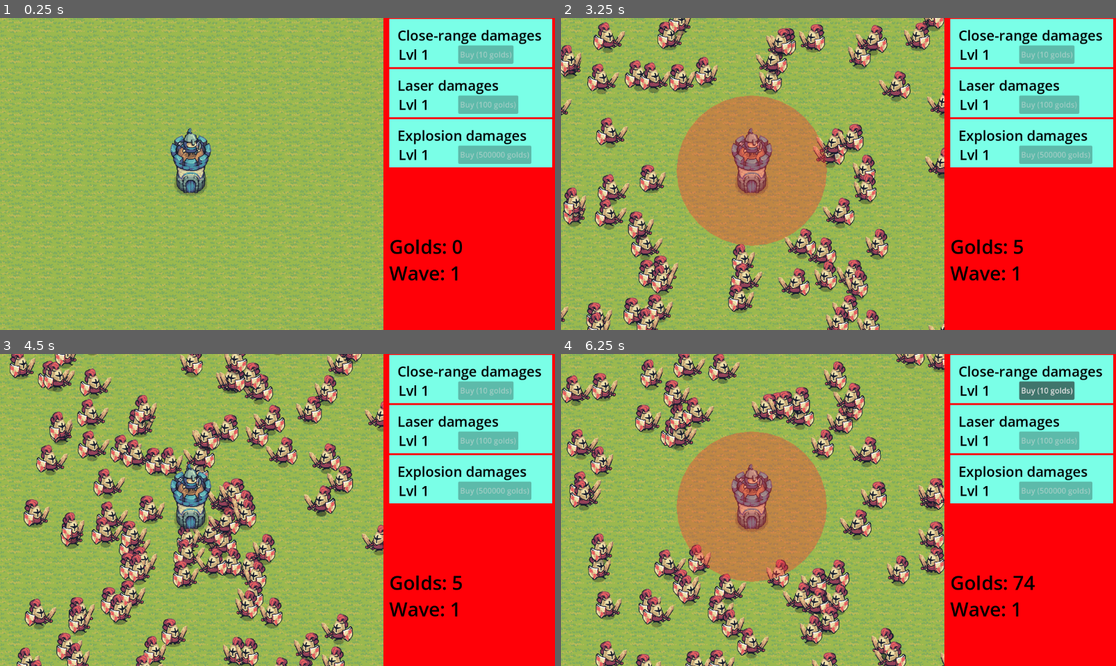
Above: before the commit, frames 1-4 (two rows, left to right).
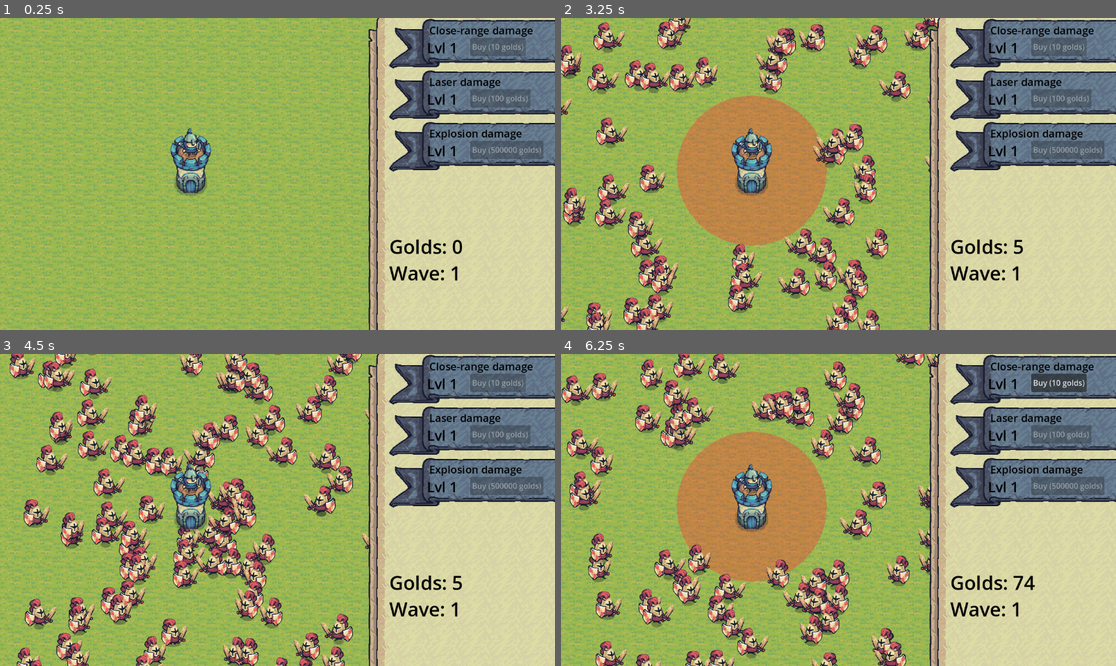
Above: after the commit, the same moments.

Repository: fabiovandewaeter/auto-tower-defense
Game: Godot game, scene res://jeu.tscn
Two runs of this game, one before a commit and one after it. Both use one fixed random seed, a clock stepped at 60 frames per second and the inputs below.
Inputs:
- Up to frame 1 (0.25 s): no input
- Up to frame 2 (3.25 s): tap Enter at 0.5 s
- Up to frame 3 (4.5 s): no input
- Up to frame 4 (6.25 s): no input

The runs differ from the first frame. In frame 1, 33% of the frame differs, in the area x 66-100%, y 0-100%; in frame 2, 34%; in frame 3, 33%; in frame 4, 34%, in the area x 23-100%, y 0-100%.

Commit message:
presque fini

Diff:
--- a/ameliorations/cac.tres
+++ b/ameliorations/cac.tres
@@ -7,7 +7,7 @@
 id = "cac"
 nom = "Close-range damages"
 cout_de_base = 10
-pourcentage_cout_par_lvl = 2.3
+pourcentage_cout_par_lvl = 1.7
 bonus_de_base = 20.0
 pourcentage_bonus_par_lvl = 1.2
 debloquee = true
--- a/ameliorations/cr_amelioration.gd
+++ b/ameliorations/cr_amelioration.gd
@@ -1,4 +1,4 @@
-extends ColorRect
+extends TextureRect
 
 @export var id_amelioration: DonnesJeu.AMELIORATION
 
--- a/jeu.tscn
+++ b/jeu.tscn
@@ -1,17 +1,30 @@
-[gd_scene load_steps=14 format=4 uid="uid://c4dqvi6lmta1x"]
+[gd_scene load_steps=19 format=4 uid="uid://c4dqvi6lmta1x"]
 
 [ext_resource type="PackedScene" uid="uid://brhm0vmeu7scu" path="res://joueur.tscn" id="1_bc8hh"]
 [ext_resource type="Script" uid="uid://dnr37c5qyrbub" path="res://jeu.gd" id="1_r6dh1"]
 [ext_resource type="Script" uid="uid://d1te17d77tqwo" path="res://ameliorations/label_nombre_points.gd" id="2_h8l20"]
+[ext_resource type="Texture2D" uid="uid://bnmb0ys2btdsx" path="res://assets/Banner.png" id="2_incv7"]
 [ext_resource type="Script" uid="uid://c0cbx0xp8ldn0" path="res://ameliorations/cr_amelioration.gd" id="3_0yqk5"]
 [ext_resource type="Script" uid="uid://b34na13pbrmpe" path="res://label_vague_actuelle.gd" id="3_aw23n"]
 [ext_resource type="Script" uid="uid://chy6pca3kpyir" path="res://ameliorations/buy_button.gd" id="3_hp17q"]
+[ext_resource type="Texture2D" uid="uid://b0bgjm7cu4pej" path="res://assets/BigRibbons.png" id="5_xsp2q"]
 [ext_resource type="Script" uid="uid://kch0pj6dabja" path="res://ameliorations/label_niveau.gd" id="6_aw23n"]
 [ext_resource type="Texture2D" uid="uid://c36fdbm7nt25m" path="res://assets/Tilemap_color1.png" id="7_0sqbu"]
 
+[sub_resource type="AtlasTexture" id="AtlasTexture_o5b5a"]
+atlas = ExtResource("2_incv7")
+region = Rect2(4, 0, 572, 957)
+
+[sub_resource type="StyleBoxEmpty" id="StyleBoxEmpty_xsp2q"]
+
 [sub_resource type="Theme" id="Theme_r6dh1"]
+VScrollBar/styles/scroll = SubResource("StyleBoxEmpty_xsp2q")
 
 [sub_resource type="Theme" id="Theme_h8l20"]
+
+[sub_resource type="AtlasTexture" id="AtlasTexture_incv7"]
+atlas = ExtResource("5_xsp2q")
+region = Rect2(30, 532, 323, 103)
 
 [sub_resource type="TileSetAtlasSource" id="TileSetAtlasSource_xsp2q"]
 texture = ExtResource("7_0sqbu")
@@ -729,22 +742,21 @@
 offset_right = 40.0
 offset_bottom = 40.0
 
-[node name="ColorRect2" type="ColorRect" parent="UI"]
-layout_mode = 0
-offset_left = 796.0
-offset_top = -41.0
-offset_right = 1181.0
-offset_bottom = 684.0
-size_flags_vertical = 3
-color = Color(1, 0, 0.028496742, 1)
+[node name="TextureRect" type="TextureRect" parent="UI"]
+layout_mode = 0
+offset_left = 765.0
+offset_top = -11.0
+offset_right = 1337.0
+offset_bottom = 946.0
+texture = SubResource("AtlasTexture_o5b5a")
 
 [node name="ScrollAmeliorations" type="ScrollContainer" parent="UI"]
 layout_direction = 3
 layout_mode = 0
-offset_left = -1106.0
+offset_left = -1113.0
 offset_top = 2.0
 offset_right = -768.0
-offset_bottom = 416.0
+offset_bottom = 424.57397
 theme = SubResource("Theme_r6dh1")
 
 [node name="VBoxContainer" type="VBoxContainer" parent="UI/ScrollAmeliorations"]
@@ -754,117 +766,114 @@
 size_flags_vertical = 3
 theme = SubResource("Theme_h8l20")
 
-[node name="CRDamageCac" type="ColorRect" parent="UI/ScrollAmeliorations/VBoxContainer"]
-custom_minimum_size = Vector2(100, 100)
+[node name="Cac" type="TextureRect" parent="UI/ScrollAmeliorations/VBoxContainer"]
 layout_mode = 2
-color = Color(0.47904623, 1, 0.90619016, 1)
+texture = SubResource("AtlasTexture_incv7")
 script = ExtResource("3_0yqk5")
 
-[node name="Label" type="Label" parent="UI/ScrollAmeliorations/VBoxContainer/CRDamageCac"]
-layout_mode = 0
-offset_left = 17.0
-offset_top = 14.0
-offset_right = 199.0
-offset_bottom = 75.0
+[node name="Label" type="Label" parent="UI/ScrollAmeliorations/VBoxContainer/Cac"]
+layout_mode = 0
+offset_left = 83.0
+offset_top = 8.0
+offset_right = 248.0
+offset_bottom = 31.0
 theme_override_colors/font_color = Color(0, 0, 0, 1)
-theme_override_font_sizes/font_size = 29
-text = "Close-range damages"
-
-[node name="Button" type="Button" parent="UI/ScrollAmeliorations/VBoxContainer/CRDamageCac"]
-layout_mode = 0
-offset_left = 143.0
-offset_top = 55.0
-offset_right = 219.0
-offset_bottom = 93.0
+theme_override_font_sizes/font_size = 22
+text = "Close-range damage"
+
+[node name="Button" type="Button" parent="UI/ScrollAmeliorations/VBoxContainer/Cac"]
+layout_mode = 0
+offset_left = 168.0
+offset_top = 39.0
+offset_right = 244.0
+offset_bottom = 77.0
 mouse_filter = 1
 text = "Buy
 "
 script = ExtResource("3_hp17q")
 
-[node name="Niveau" type="Label" parent="UI/ScrollAmeliorations/VBoxContainer/CRDamageCac"]
-layout_mode = 0
-offset_left = 19.0
-offset_top = 54.0
-offset_right = 210.0
-offset_bottom = 115.0
+[node name="Niveau" type="Label" parent="UI/ScrollAmeliorations/VBoxContainer/Cac"]
+layout_mode = 0
+offset_left = 78.0
+offset_top = 40.0
+offset_right = 269.0
+offset_bottom = 101.0
 theme_override_colors/font_color = Color(0, 0, 0, 1)
 theme_override_font_sizes/font_size = 29
 text = "Lvl 0"
 script = ExtResource("6_aw23n")
 
-[node name="CRDamageLaser" type="ColorRect" parent="UI/ScrollAmeliorations/VBoxContainer"]
-custom_minimum_size = Vector2(100, 100)
+[node name="Laser" type="TextureRect" parent="UI/ScrollAmeliorations/VBoxContainer"]
 layout_mode = 2
-color = Color(0.47904623, 1, 0.90619016, 1)
+texture = SubResource("AtlasTexture_incv7")
 script = ExtResource("3_0yqk5")
 id_amelioration = 1
 
-[node name="Label" type="Label" parent="UI/ScrollAmeliorations/VBoxContainer/CRDamageLaser"]
-layout_mode = 0
-offset_left = 17.0
-offset_top = 14.0
-offset_right = 199.0
-offset_bottom = 75.0
+[node name="Label" type="Label" parent="UI/ScrollAmeliorations/VBoxContainer/Laser"]
+layout_mode = 0
+offset_left = 83.0
+offset_top = 8.0
+offset_right = 248.0
+offset_bottom = 31.0
 theme_override_colors/font_color = Color(0, 0, 0, 1)
-theme_override_font_sizes/font_size = 29
-text = "Laser damages"
-
-[node name="Button" type="Button" parent="UI/ScrollAmeliorations/VBoxContainer/CRDamageLaser"]
-layout_mode = 0
-offset_left = 143.0
-offset_top = 55.0
-offset_right = 219.0
-offset_bottom = 93.0
+theme_override_font_sizes/font_size = 22
+text = "Laser damage"
+
+[node name="Button" type="Button" parent="UI/ScrollAmeliorations/VBoxContainer/Laser"]
+layout_mode = 0
+offset_left = 168.0
+offset_top = 39.0
+offset_right = 244.0
+offset_bottom = 77.0
 mouse_filter = 1
 text = "Buy
 "
 script = ExtResource("3_hp17q")
 
-[node name="Niveau" type="Label" parent="UI/ScrollAmeliorations/VBoxContainer/CRDamageLaser"]
-layout_mode = 0
-offset_left = 19.0
-offset_top = 54.0
-offset_right = 210.0
-offset_bottom = 115.0
+[node name="Niveau" type="Label" parent="UI/ScrollAmeliorations/VBoxContainer/Laser"]
+layout_mode = 0
+offset_left = 78.0
+offset_top = 40.0
+offset_right = 269.0
+offset_bottom = 101.0
 theme_override_colors/font_color = Color(0, 0, 0, 1)
 theme_override_font_sizes/font_size = 29
 text = "Lvl 0"
 script = ExtResource("6_aw23n")
 
-[node name="CRDamageExplosionRandom" type="ColorRect" parent="UI/ScrollAmeliorations/VBoxContainer"]
-custom_minimum_size = Vector2(100, 100)
+[node name="ExplosionRandom" type="TextureRect" parent="UI/ScrollAmeliorations/VBoxContainer"]
 layout_mode = 2
-color = Color(0.47904623, 1, 0.90619016, 1)
+texture = SubResource("AtlasTexture_incv7")
 script = ExtResource("3_0yqk5")
 id_amelioration = 2
 
-[node name="Label" type="Label" parent="UI/ScrollAmeliorations/VBoxContainer/CRDamageExplosionRandom"]
-layout_mode = 0
-offset_left = 17.0
-offset_top = 14.0
-offset_right = 199.0
-offset_bottom = 75.0
+[node name="Label" type="Label" parent="UI/ScrollAmeliorations/VBoxContainer/ExplosionRandom"]
+layout_mode = 0
+offset_left = 83.0
+offset_top = 8.0
+offset_right = 248.0
+offset_bottom = 31.0
 theme_override_colors/font_color = Color(0, 0, 0, 1)
-theme_override_font_sizes/font_size = 29
-text = "Explosion damages"
-
-[node name="Button" type="Button" parent="UI/ScrollAmeliorations/VBoxContainer/CRDamageExplosionRandom"]
-layout_mode = 0
-offset_left = 143.0
-offset_top = 55.0
-offset_right = 219.0
-offset_bottom = 93.0
+theme_override_font_sizes/font_size = 22
+text = "Explosion damage"
+
+[node name="Button" type="Button" parent="UI/ScrollAmeliorations/VBoxContainer/ExplosionRandom"]
+layout_mode = 0
+offset_left = 168.0
+offset_top = 39.0
+offset_right = 244.0
+offset_bottom = 77.0
 mouse_filter = 1
 text = "Buy
 "
 script = ExtResource("3_hp17q")
 
-[node name="Niveau" type="Label" parent="UI/ScrollAmeliorations/VBoxContainer/CRDamageExplosionRandom"]
-layout_mode = 0
-offset_left = 19.0
-offset_top = 54.0
-offset_right = 210.0
-offset_bottom = 115.0
+[node name="Niveau" type="Label" parent="UI/ScrollAmeliorations/VBoxContainer/ExplosionRandom"]
+layout_mode = 0
+offset_left = 78.0
+offset_top = 40.0
+offset_right = 269.0
+offset_bottom = 101.0
 theme_override_colors/font_color = Color(0, 0, 0, 1)
 theme_override_font_sizes/font_size = 29
 text = "Lvl 0"
@@ -905,7 +914,6 @@
 
 [node name="Joueur" parent="." instance=ExtResource("1_bc8hh")]
 unique_name_in_owner = true
-top_level = true
 position = Vector2(396, 317)
 
 [node name="Path2D" type="Path2D" parent="."]
--- a/joueur.tscn
+++ b/joueur.tscn
@@ -152,9 +152,12 @@
 scale = Vector2(0.7, 0.7)
 
 [node name="Sprite2D" type="Sprite2D" parent="Node2D"]
+z_index = 6
 texture = ExtResource("3_7j7mc")
 
 [node name="AnimatedSprite2D" type="AnimatedSprite2D" parent="Node2D"]
+z_index = 6
+y_sort_enabled = true
 position = Vector2(0, -51)
 sprite_frames = SubResource("SpriteFrames_o4w5q")
 autoplay = "default"
--- a/mob.gd
+++ b/mob.gd
@@ -21,7 +21,7 @@
 func set_lvl(new_lvl: int):
 	lvl = new_lvl
 	pv = pv_de_base * pow(1.20, lvl) # +20% par lvl
-	recompense_points = 1 if lvl == 1 else 3 * lvl
+	recompense_points = 1 if lvl == 1 else 5 * lvl
 
 func _update_sprite_dir() -> void:
 	if cible == null:
@@ -39,7 +39,6 @@
 	# sinon (sprite regarde gauche par défaut) -> flip_h = facing_right
 	animation_black_walk.flip_h = (not facing_right) if sprite_faces_right else facing_right
 
-
 func _physics_process(delta: float) -> void:
 	if cible == null:
 		return
--- a/mob.tscn
+++ b/mob.tscn
@@ -105,6 +105,7 @@
 }]
 
 [node name="mob" type="CharacterBody2D" groups=["mobs"]]
+y_sort_enabled = true
 collision_layer = 2
 script = ExtResource("1_dy6sc")
 
Binary file added: assets/Banner.png
Not shown, added: assets/Banner.png.import
Binary file added: assets/BigRibbons.png
Not shown, added: assets/BigRibbons.png.import
Binary file added: assets/Dust_02.png
Not shown, added: assets/Dust_02.png.import
Binary file added: assets/Icon_golds.png
Not shown, added: assets/Icon_golds.png.import
Binary file added: assets/Water Splash.png
Not shown, added: assets/Water Splash.png.import
